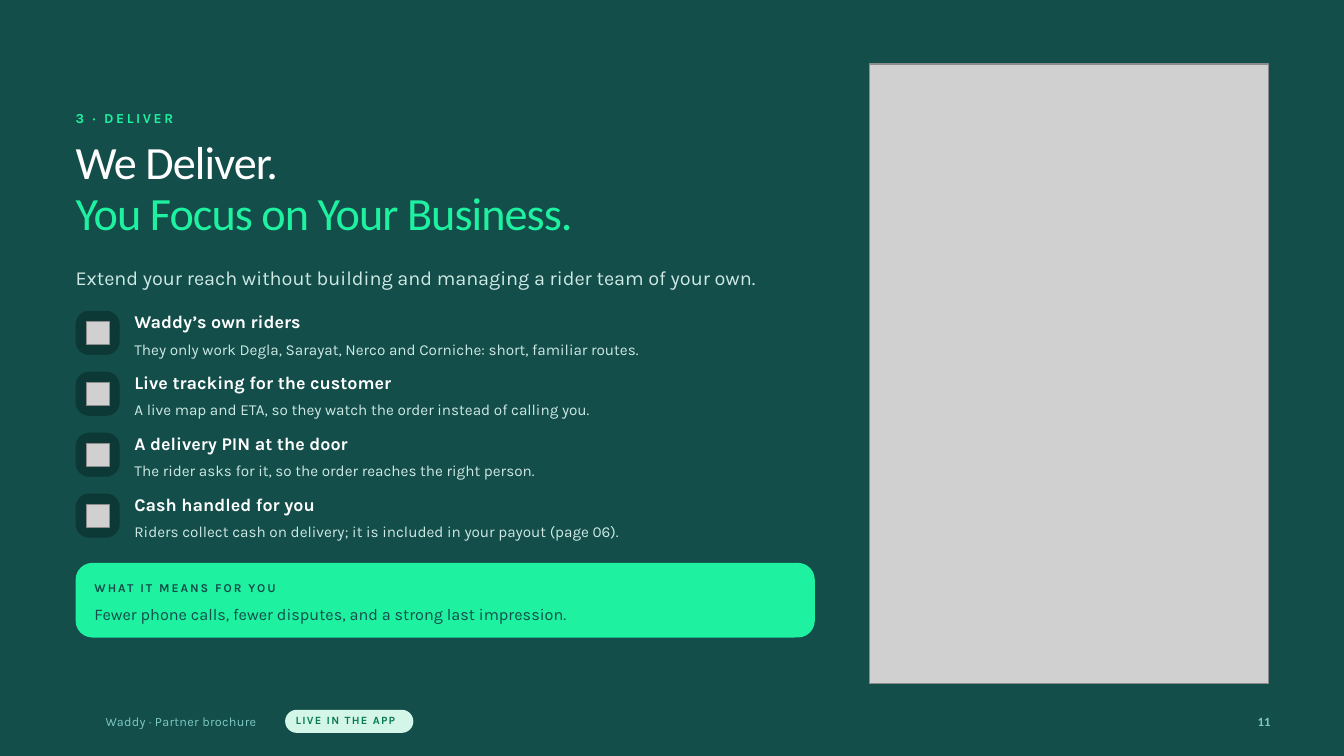
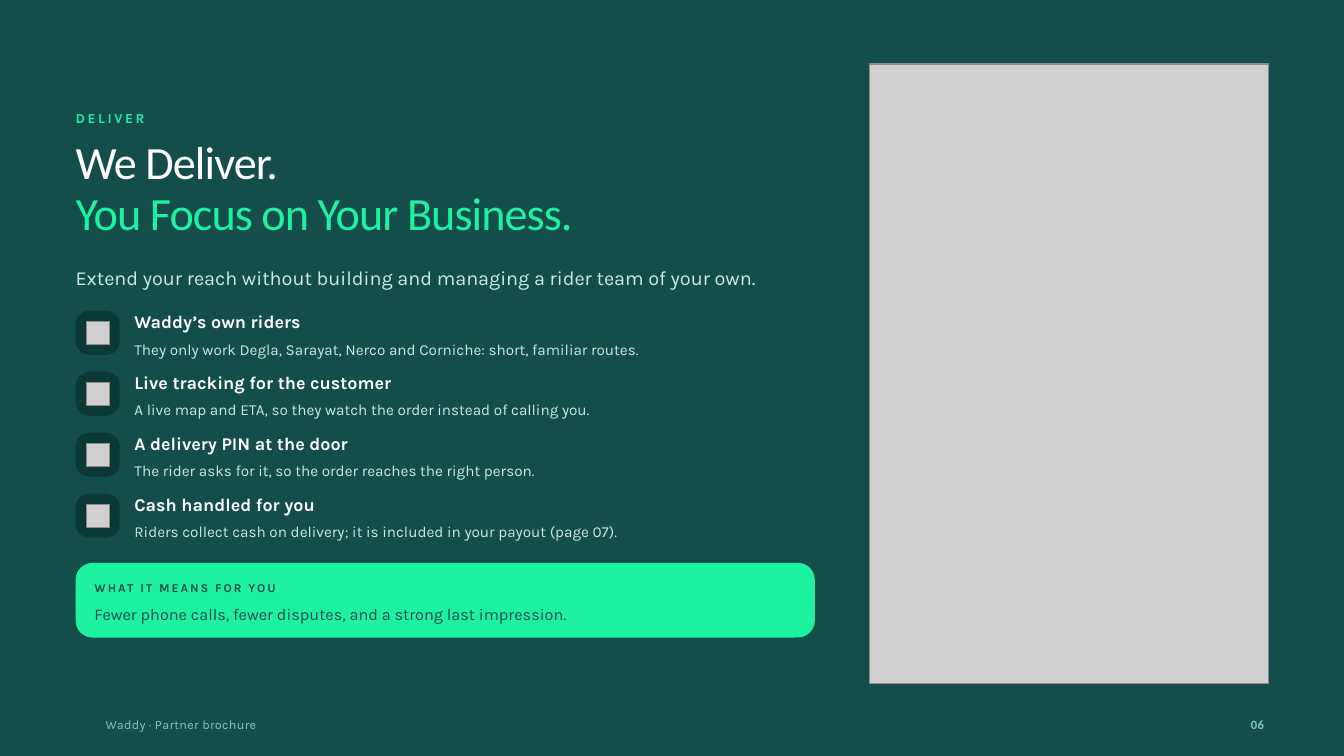
Before and after one commit to Hamdies/waddy_user, a slide deck: slide 6 of marketing/brochure/out/waddy-partner-brochure.pptx (slide 11 before the commit). Drawn at 1344x756 pixels with LibreOffice and Linux fonts; fonts in the diff are those of the drawing; grey boxes stand for pictures; background and template pictures are left out. Boxes give left, top, right and bottom in pixels: in the first picture for what was removed or moved away, otherwise in the second. Text is boxed around its words. In the diff, an @@ line names an element or a change of style, - is before the commit and + after.

```diff
--- a/marketing/brochure/out/waddy-partner-brochure.pptx
+++ b/marketing/brochure/out/waddy-partner-brochure.pptx
@@ text at [76,114,145,123]: text changed @@
-3 · DELIVER
+DELIVER
@@ text at [134,526,617,541]: text changed @@
-Riders collect cash on delivery; it is included in your payout (page 06).
+Riders collect cash on delivery; it is included in your payout (page 07).
@@ rounded rectangle removed at [285,710,413,733] @@
@@ text removed at [296,717,395,724] @@
-LIVE IN THE APP
@@ text removed at [1258,718,1271,726] @@
-11
@@ text added at [1251,720,1264,729], 9 pt, text #7ECAC3, bold @@
+06
```
Also in this commit, not shown: 6 other slides changed, 1 slide added, 8 slides removed, 40 other files.
